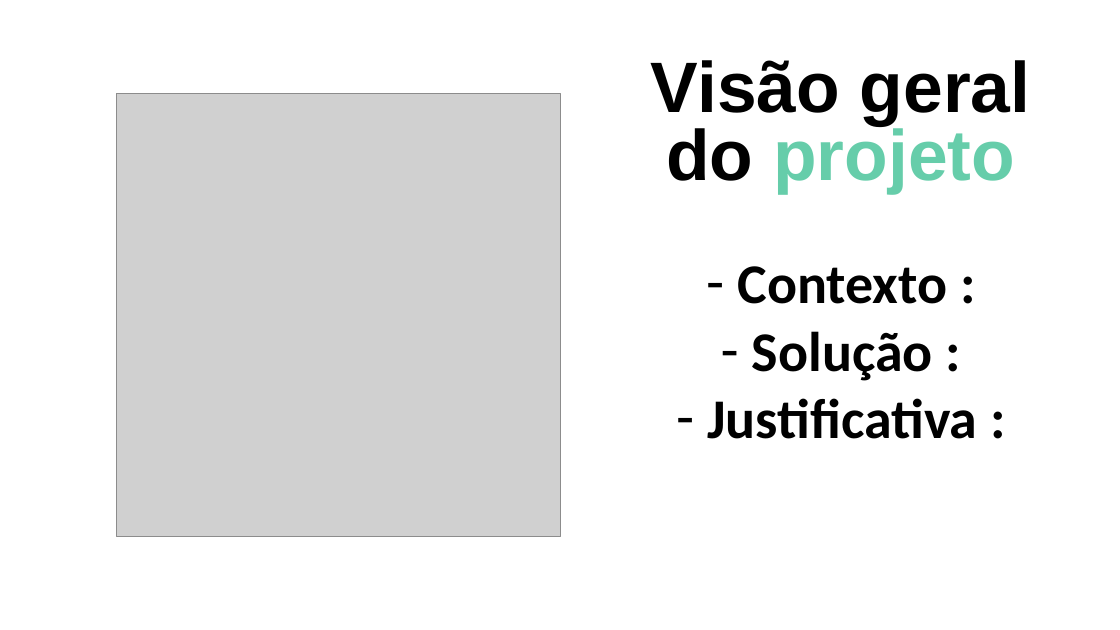
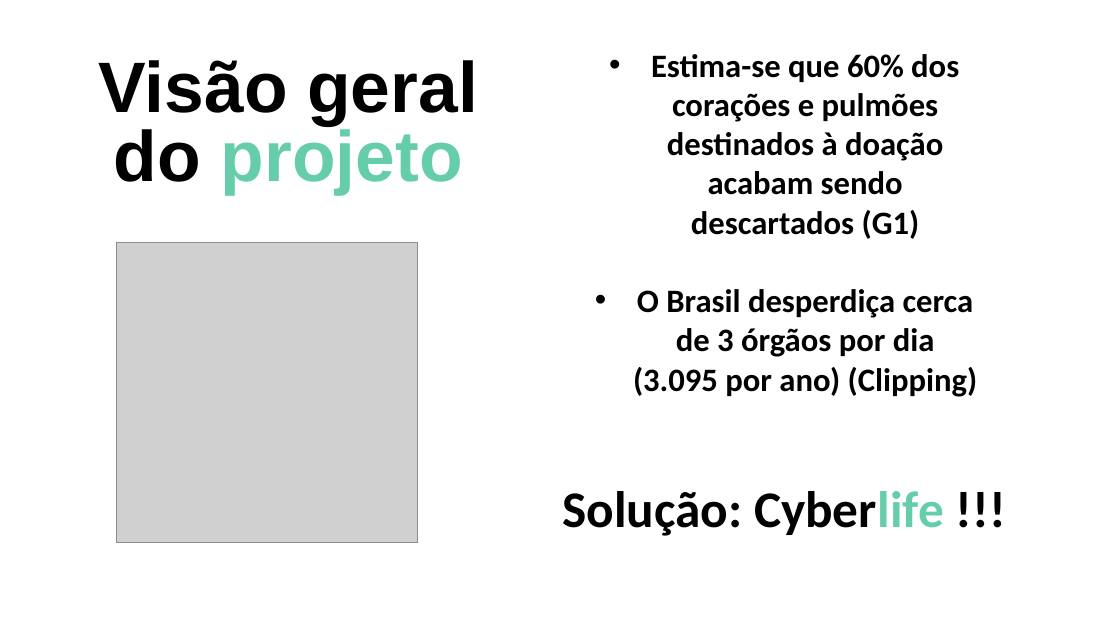
Before and after one commit to BandTec/Cyberlife, a slide deck: slide 3 of documentacao/Slide de apresentação sprint 3.pptx. Drawn at 1120x630 pixels with LibreOffice and Linux fonts; fonts in the diff are those of the drawing; grey boxes stand for pictures. Boxes give left, top, right and bottom in pixels: in the first picture for what was removed or moved away, otherwise in the second. Text is boxed around its words. In the diff, an @@ line names an element or a change of style, - is before the commit and + after.

Commit message:
Att do slide de apresentação final

```diff
--- a/documentacao/Slide de apresentação sprint 3.pptx
+++ b/documentacao/Slide de apresentação sprint 3.pptx
@@ text "Visão geral do projeto": place and size @@
-text "Visão geral do projeto" at [651,60,1031,194]
+text "Visão geral do projeto" at [99,60,478,195]
@@ text at [633,54,978,397]: text changed; size 48 to 28 pt @@
-– Contexto :
-– Solução :
-– Justificativa :
+• Estima-se que 60% dos corações e pulmões destinados à doação acabam sendo descartados (G1)
+• O Brasil desperdiça cerca de 3 órgãos por dia (3.095 por ano) (Clipping)
@@ picture: place and size @@
-picture at [117,93,560,537]
+picture at [117,243,418,544]
@@ text added at [562,491,944,536], 44 pt, text #000000, bold @@
+Solução: Cyberlife !!!
```
Also in this commit, not shown: 1 other slide changed.
